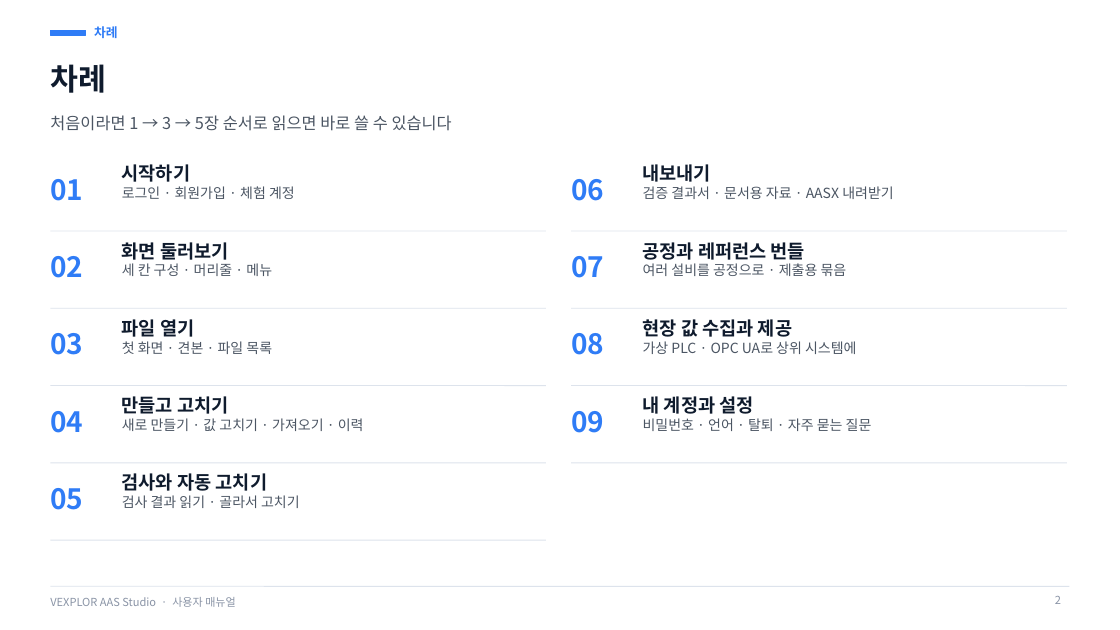
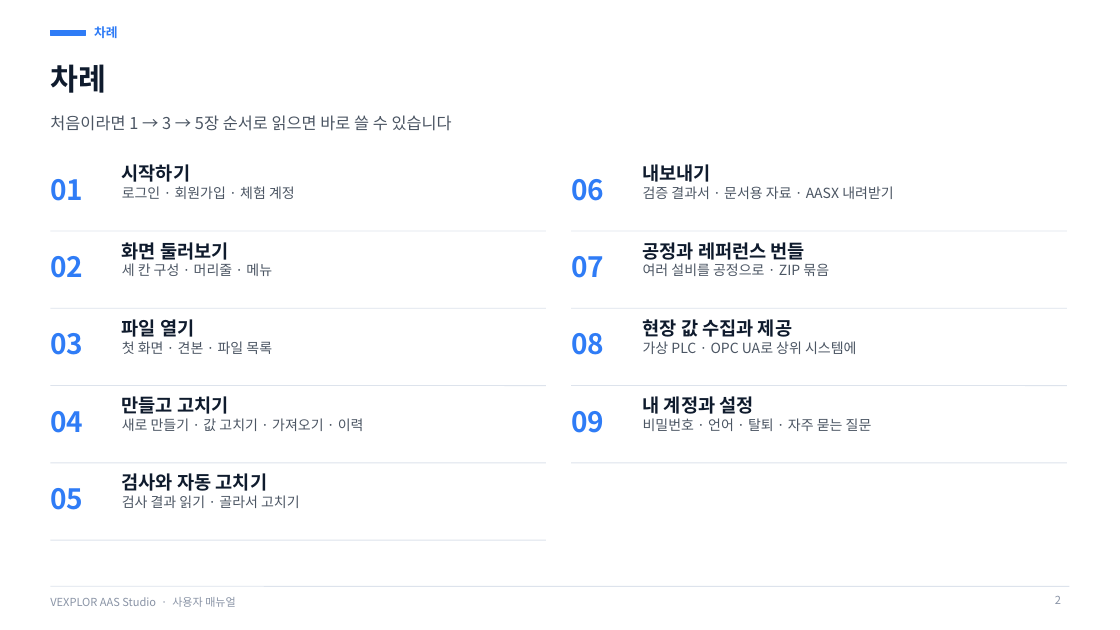
Before and after one commit to waceinc/vexplor-aas, a slide deck: slide 2 of VEXPLOR_AAS_Studio_user_manual.pptx. Drawn at 1120x630 pixels with LibreOffice and Linux fonts; fonts in the diff are those of the drawing. Boxes give left, top, right and bottom in pixels: in the first picture for what was removed or moved away, otherwise in the second. Text is boxed around its words. In the diff, an @@ line names an element or a change of style, - is before the commit and + after.

Commit message:
소개 페이지 · 매뉴얼 — 검사 결과 · 로그인 그림을 지금 화면으로(「제출」 문구 · 띄어쓰기 반영)

```diff
--- a/VEXPLOR_AAS_Studio_user_manual.pptx
+++ b/VEXPLOR_AAS_Studio_user_manual.pptx
@@ text at [643,263,829,276]: text changed @@
-여러 설비를 공정으로 · 제출용 묶음
+여러 설비를 공정으로 · ZIP 묶음
```
Also in this commit, not shown: 8 other slides changed, 2 other files.
